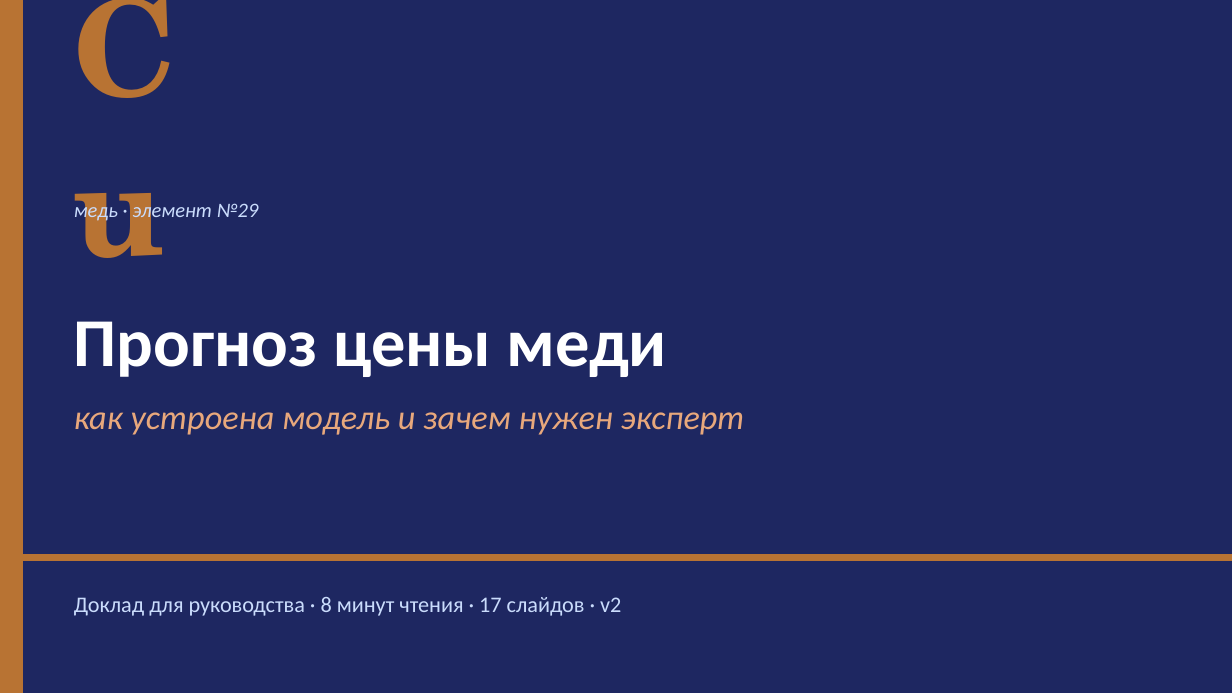
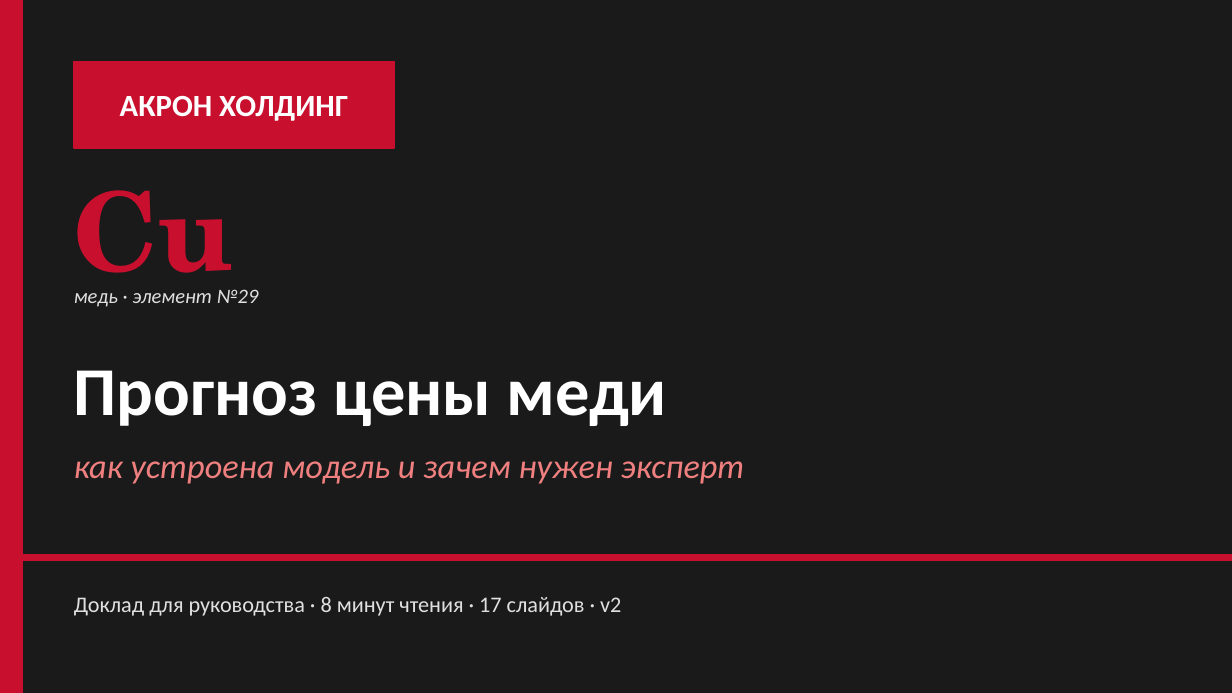
Before and after one commit to art6765/copper-forecast, a slide deck: slide 1 of presentation/Copper_Forecast_For_Director.pptx. Drawn at 1232x693 pixels with LibreOffice and Linux fonts; fonts in the diff are those of the drawing. Boxes give left, top, right and bottom in pixels: in the first picture for what was removed or moved away, otherwise in the second. Text is boxed around its words. In the diff, an @@ line names an element or a change of style, - is before the commit and + after.

Commit message:
Презентация в фирменных цветах Акрон Холдинг (чёрный + красный)
build_director.js — обновлена палитра:
- C.navy:   1E2761 (тёмно-синий) → 1A1A1A (глубокий чёрный)
- C.copper: B87333 (медный)      → C8102E (фирменный красный)
- C.copperDk: 8B5A2B → 8B0E20 (тёмно-красный для hover)
- C.copperLight: E8A87C → F08080 (светло-красный)
- C.ice: CADCFC → E0E0E0 (светло-серый)
- C.green: 0F9D58 → 2E7D32 (тёмно-зелёный, чтобы не диссонировать)
- C.amber: F4B400 → C97B00 (тёмно-янтарный)

Обложка:
- Заменена 'Cu' плашка на красный прямоугольник с надписью 'АКРОН ХОЛДИНГ'
- Cu-логотип сдвинут ниже, чтобы не накладываться на брендинг
- Заголовок 'Прогноз цены меди' тоже сдвинут

Все остальные слайды обновились автоматически через переменные C.

```diff
--- a/presentation/Copper_Forecast_For_Director.pptx
+++ b/presentation/Copper_Forecast_For_Director.pptx
@@ background #1E2761 to #1A1A1A @@
@@ rectangle at bbox=[0, 0, 22, 692]: fill #B87333 to #C8102E; outline #B87333 1 pt to #C8102E 1 pt @@
@@ rectangle added at bbox=[74, 62, 394, 148], fill #C8102E, outline #C8102E 1 pt @@
@@ text added at bbox=[120, 95, 348, 121], 18 pt, text #FFFFFF, bold @@
+АКРОН ХОЛДИНГ
@@ text "Cu": place and size @@
-text "Cu" at bbox=[74, 62, 259, 185]
+text "Cu" at bbox=[74, 190, 234, 307]
@@ text "Cu" at bbox=[74, 190, 234, 307]: size 78 to 64 pt, text colour #B87333 to #C8102E @@
@@ text "медь · элемент №29" at bbox=[74, 289, 259, 307]: text colour #CADCFC to #E0E0E0 @@
@@ text "медь · элемент №29": place and size @@
-text "медь · элемент №29" at bbox=[74, 200, 259, 223]
+text "медь · элемент №29" at bbox=[74, 289, 259, 307]
@@ text "Прогноз цены меди": place and size @@
-text "Прогноз цены меди" at bbox=[74, 321, 667, 377]
+text "Прогноз цены меди" at bbox=[74, 370, 667, 426]
@@ text "как устроена модель и зачем ...": place and size @@
-text "как устроена модель и зачем ..." at bbox=[74, 412, 745, 435]
+text "как устроена модель и зачем ..." at bbox=[74, 461, 745, 484]
@@ text "как устроена модель и зачем ..." at bbox=[74, 461, 745, 484]: text colour #E8A87C to #F08080 @@
@@ rectangle at bbox=[0, 554, 1232, 561]: fill #B87333 to #C8102E; outline #B87333 1 pt to #C8102E 1 pt @@
@@ text "Доклад для руководства · 8 ..." at bbox=[74, 597, 621, 616]: text colour #CADCFC to #E0E0E0 @@
```
Also in this commit, not shown: 16 other slides changed, 1 other file.
